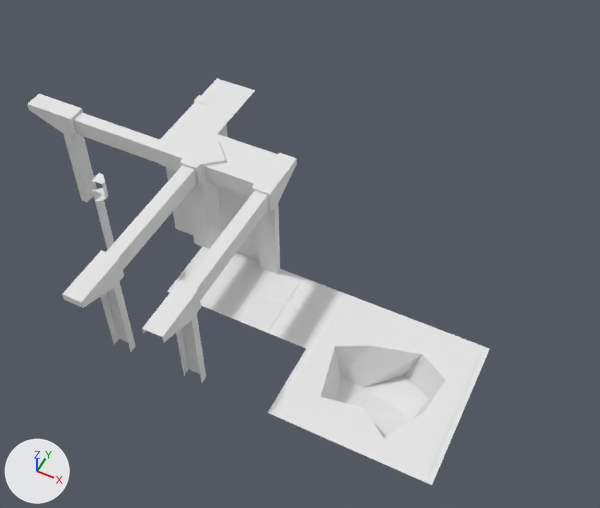
Renders of the Blender file KJam May 2020/Assets/ArtAssets/Blend-Files_Raw/KJ_ZL_Envi_Assets_01.blend from each side of a commit.
Camera for both pictures: a 50 mm camera at (7.15, -12.63, 16.66) aimed at (0.46, 0.75, -0.06). The axes (+X, +Y, +Z) are drawn at lower left. The lights are the same throughout. The same objects are shown in both versions, whatever each file hides.

Names of what the first picture shows: 'KJ_ZL_Floor_Tile_01', 'KJ_ZL_Floor_Tile_02', 'KJ_ZL_Floor_Tile_03', 'KJ_ZL_Wall_Corner_01', 'KJ_ZL_Wall_Corner_02', 'KJ_ZL_Wall_Gateway_Corner_01', 'KJ_ZL_Wall_Gateway_Straight_01', 'KJ_ZL_Wall_Straight_01', 'KJ_ZL_Wall_Straight_02'.
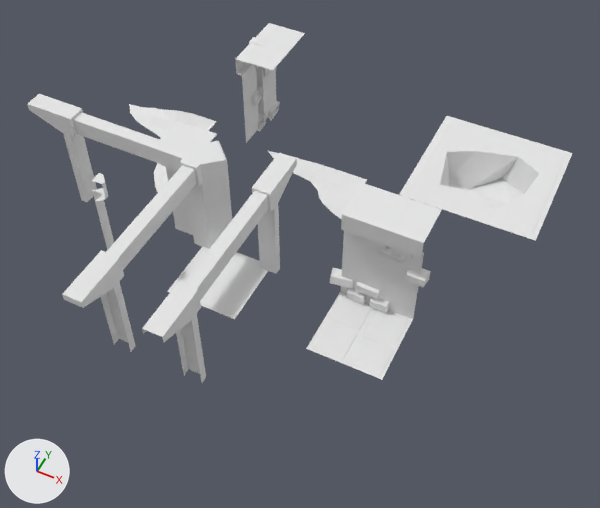
Patch to the scene script:
```diff
--- a/KJam May 2020/Assets/ArtAssets/Blend-Files_Raw/KJ_ZL_Envi_Assets_01.blend.py
+++ b/KJam May 2020/Assets/ArtAssets/Blend-Files_Raw/KJ_ZL_Envi_Assets_01.blend.py
@@ me_cube_064 @@
+me_cube_064.from_pydata(...)  # 42 vertices, 29 faces; spans x -3.26..0.0, y -3.2..0.0, z 0.0..0.49
+me_cube_064.materials.append(mat_atlascarrier)  # its picture is missing
@@ me_cube_065 @@
+me_cube_065.from_pydata(...)  # 31 vertices, 19 faces; spans x -3.26..0.0, y -1.66..0.0, z 0.0..0.17
+me_cube_065.materials.append(mat_atlascarrier)  # its picture is missing
@@ ob_kj_zl_wall_straight_02 @@
 ob_kj_zl_wall_straight_02 = bpy.data.objects.new('KJ_ZL_Wall_Straight_02', me_cube_016)
-ob_kj_zl_wall_straight_02.location = (-3.0, 1.0, 0.0)
+ob_kj_zl_wall_straight_02.location = (-3.0, 4.0, 0.0)
 ob_kj_zl_wall_straight_02.rotation_euler = (0.0, 0.0, -1.571)  # degrees (0, 0, -90)
@@ ob_kj_zl_floor_tile_03 @@
 ob_kj_zl_floor_tile_03 = bpy.data.objects.new('KJ_ZL_Floor_Tile_03', me_cube_014)
-ob_kj_zl_floor_tile_03.location = (2.0, 0.0, 0.0)
+ob_kj_zl_floor_tile_03.location = (2.0, 8.0, 0.0)
@@ ob_kj_zl_wall_straight_01 @@
 ob_kj_zl_wall_straight_01 = bpy.data.objects.new('KJ_ZL_Wall_Straight_01', me_cube_002)
-ob_kj_zl_wall_straight_01.location = (0.0, 0.0, 0.0)
+ob_kj_zl_wall_straight_01.location = (4.0, 0.0, 0.0)
@@ ob_kj_zl_floor_tile_01 @@
 ob_kj_zl_floor_tile_01 = bpy.data.objects.new('KJ_ZL_Floor_Tile_01', me_cube)
-ob_kj_zl_floor_tile_01.location = (0.0, 0.0, 0.0)
+ob_kj_zl_floor_tile_01.location = (2.0, 0.0, 0.0)
@@ ob_kj_zl_sand_pile_01 @@
+ob_kj_zl_sand_pile_01 = bpy.data.objects.new('KJ_ZL_Sand_Pile_01', me_cube_064)
+ob_kj_zl_sand_pile_01.location = (-4.0, 4.0, 0.0)
@@ ob_kj_zl_sand_pile_02 @@
+ob_kj_zl_sand_pile_02 = bpy.data.objects.new('KJ_ZL_Sand_Pile_02', me_cube_065)
+ob_kj_zl_sand_pile_02.location = (1.0, 4.0, 0.0)
```

Changed parts and their boxes (x1, y1, x2, y2) in the pictures (600 x 508 px):
'KJ_ZL_Floor_Tile_03', moved
    before: (268, 292, 490, 485)
    after: (399, 116, 573, 241)
'KJ_ZL_Wall_Straight_01', moved
    before: (204, 134, 277, 261)
    after: (330, 183, 442, 319)
'KJ_ZL_Floor_Tile_01', moved
    before: (235, 269, 340, 348)
    after: (306, 292, 413, 379)
'KJ_ZL_Wall_Straight_02', moved
    before: (178, 79, 255, 137)
    after: (235, 23, 305, 143)
'KJ_ZL_Sand_Pile_02', added
    after: (268, 151, 367, 220)
'KJ_ZL_Sand_Pile_01', added
    after: (129, 104, 217, 192)
